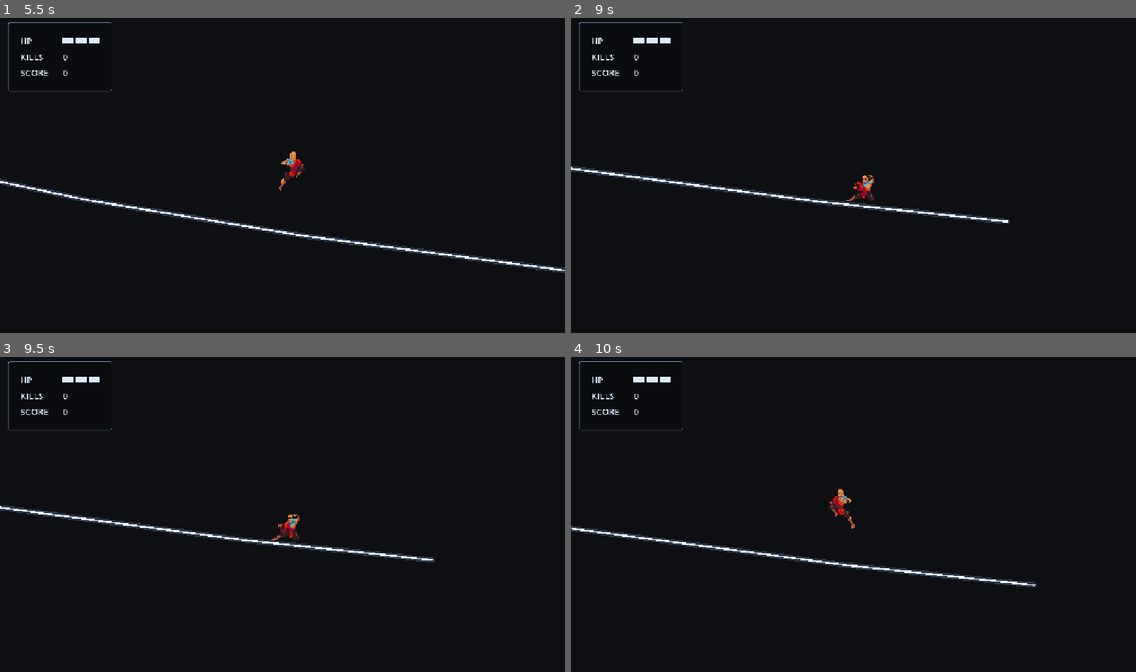
Above: before the commit, frames 1-4 (two rows, left to right).
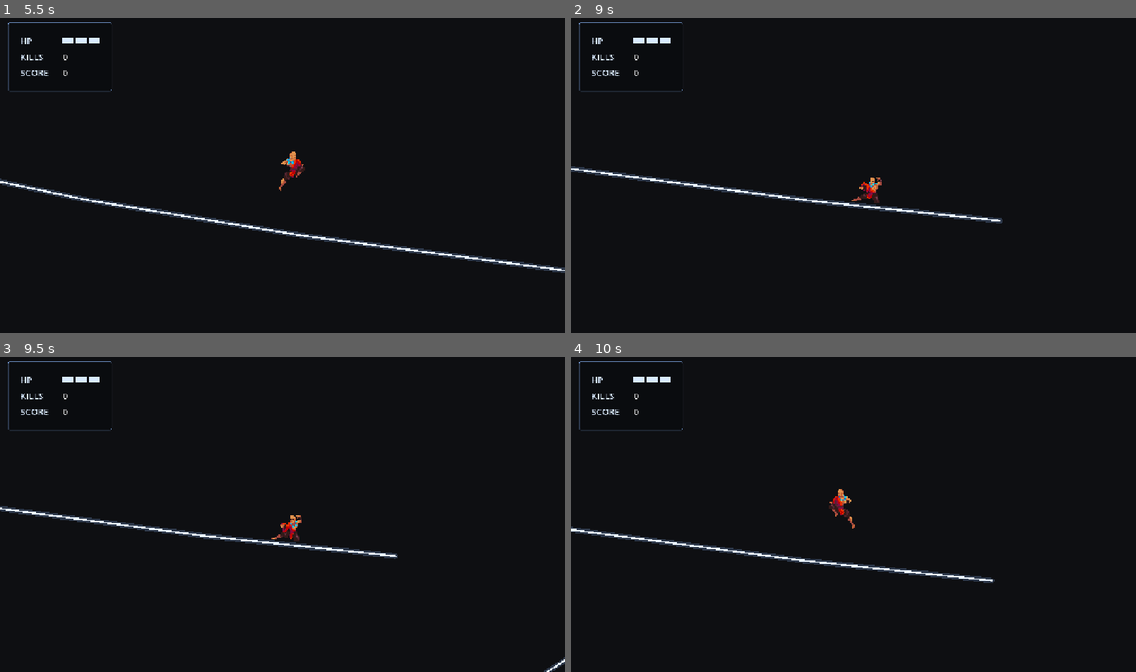
Above: after the commit, the same moments.

Repository: XtremeBean99/beam
Game: Godot game, scene res://scenes/title_screen.tscn
Same seed, same stepped clock (60 frames per second), same inputs: the game is played once before the commit and once after it.
Inputs:
- Up to frame 1 (5.5 s): click "PLAY" at 0.5 s; hold S (crouch) 1.28-2.03 s; hold Right (right) 1.28-2.78 s; tap Space (jump) at 1.52, 2.27, 3.77, 4.52, 5.27 s; tap S (crouch) at 2.1, 3.6, 5.1 s; hold S (crouch) 2.78-3.53 s; hold Left (left) 2.78-5.03 s; hold S (crouch) 4.28-5.03 s; hold Right (right) from 5.03 s (still down)
- Up to frame 2 (9 s): hold S (crouch) 5.78-6.53 s; tap S (crouch) at 6.6, 8.1 s; tap Space (jump) at 6.77, 7.52, 8.27 s; hold S (crouch) 7.28-8.03 s; release Right (right) at 8.78 s; hold Left (left) from 8.78 s (still down); hold S (crouch) from 8.78 s (still down)
- Up to frame 3 (9.5 s): keep holding Left (left); keep holding S (crouch)
- Up to frame 4 (10 s): keep holding Left (left); release S (crouch) at 9.53 s; tap S (crouch) at 9.6 s; tap Space (jump) at 9.77 s

Frame 1 is identical in both runs. In frame 2, 0.4% of the frame differs, in the area x 0-78%, y 47-66%; in frame 3, 0.9%, in the area x 0-100%, y 47-100%; in frame 4, 0.8%.

Commit message:
fix: slide sprite no longer renders upside-down; smoother ground-follow
The slope-target rewrite used a travel-flipped tangent for floor_angle, so
sliding left rotated the sprite ~180deg (upside-down) and jittered. Use the
right-pointing surface vector for the tilt (small +/-theta) with a signed
speed along it, keeping the 30deg=walk-speed target. Bump floor_snap_length
6 -> 16 so the player stays glued over the curvy traced terrain.

Co-Authored-By: Claude Opus 4.8 <noreply@anthropic.com>

Diff:
--- a/scripts/player.gd
+++ b/scripts/player.gd
@@ -63,7 +63,7 @@
 			frames.set_animation_loop(anim, false)
 	animated_sprite_2d.animation_finished.connect(_on_animation_finished)
 	floor_max_angle = deg_to_rad(60)
-	floor_snap_length = 6.0
+	floor_snap_length = 16.0
 
 
 func _on_animation_finished():
@@ -216,31 +216,28 @@
 			if direction != 0:
 				slide_dir = sign(direction)
 			var normal = get_floor_normal()
-			var slope = absf(normal.x)                       # sin(slope angle)
-			var tangent = Vector2(-normal.y, normal.x).normalized()
-			# Orient the surface tangent along the slide's travel direction.
-			if slide_dir != 0.0 and signf(tangent.x) != signf(slide_dir):
-				tangent = -tangent
-			floor_angle = tangent.angle()
-			var v_along = velocity.dot(tangent)              # speed in travel direction
-			# Downhill if travelling the way gravity pulls along this surface.
+			var slope = absf(normal.x)                        # sin(slope angle)
+			# Right-pointing unit vector along the surface; its angle is the small
+			# slope tilt (+/-theta), so the sprite never flips upside-down.
+			var surface_right = Vector2(-normal.y, normal.x)
+			floor_angle = surface_right.angle()
+			var current_speed = velocity.dot(surface_right)   # signed: + = down/along +x
+			# Downhill when travelling the way gravity pulls along this surface.
 			if signf(slide_dir) == signf(normal.x) and slope > 0.02:
 				# 30deg slope -> walking speed; steeper -> proportionally faster.
-				var target = minf(SPEED * slope / SLIDE_REF_SIN, SLIDE_MAX_SPEED)
-				if v_along < target:
-					v_along = move_toward(v_along, target, SLIDE_ACCEL * delta)
-				else:
-					v_along = move_toward(v_along, target, SLIDE_DRAG * delta)
+				var target = minf(SPEED * slope / SLIDE_REF_SIN, SLIDE_MAX_SPEED) * slide_dir
+				var rate = SLIDE_ACCEL if absf(current_speed) < absf(target) else SLIDE_DRAG
+				current_speed = move_toward(current_speed, target, rate * delta)
 			else:
 				# Flat or uphill: slope and drag bleed the speed off.
-				v_along = move_toward(v_along, 0.0, (SLIDE_ACCEL * slope + SLIDE_DRAG) * delta)
+				current_speed = move_toward(current_speed, 0.0, (SLIDE_ACCEL * slope + SLIDE_DRAG) * delta)
 			# End once the slide has genuinely slowed to a crawl.
-			if v_along < SLIDE_END_SPEED:
+			if absf(current_speed) < SLIDE_END_SPEED:
 				is_sliding = false
 				slide_timer = 0.0
 				floor_angle = 0.0
 			else:
-				velocity = tangent * v_along
+				velocity = surface_right * current_speed
 
 	# Horizontal movement (when not sliding) — accel/friction for momentum
 	if not is_sliding:
